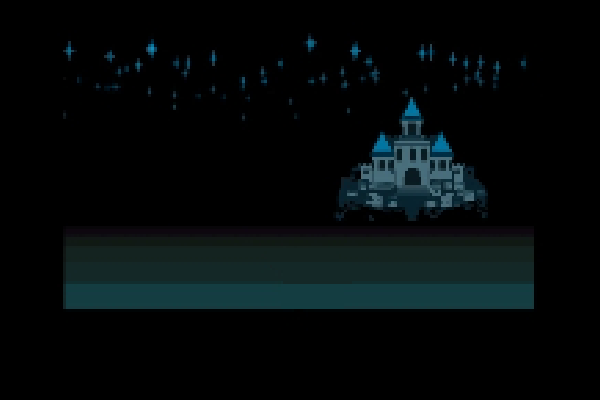
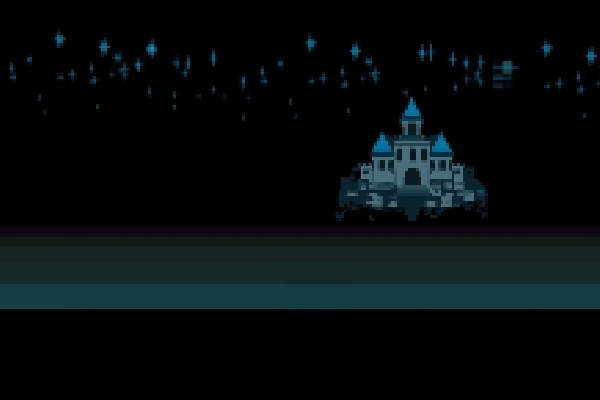
Before/after of a (600, 400) layered artwork. What changed in the layer stack:
painted on "レイヤー 2" over [0, 29, 600, 312]
